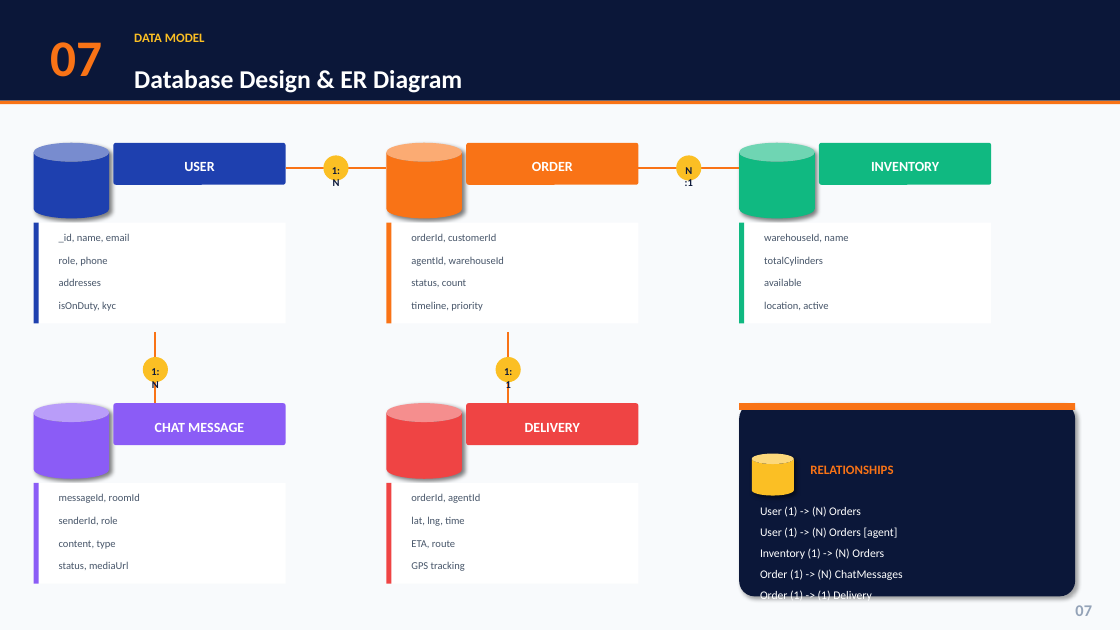
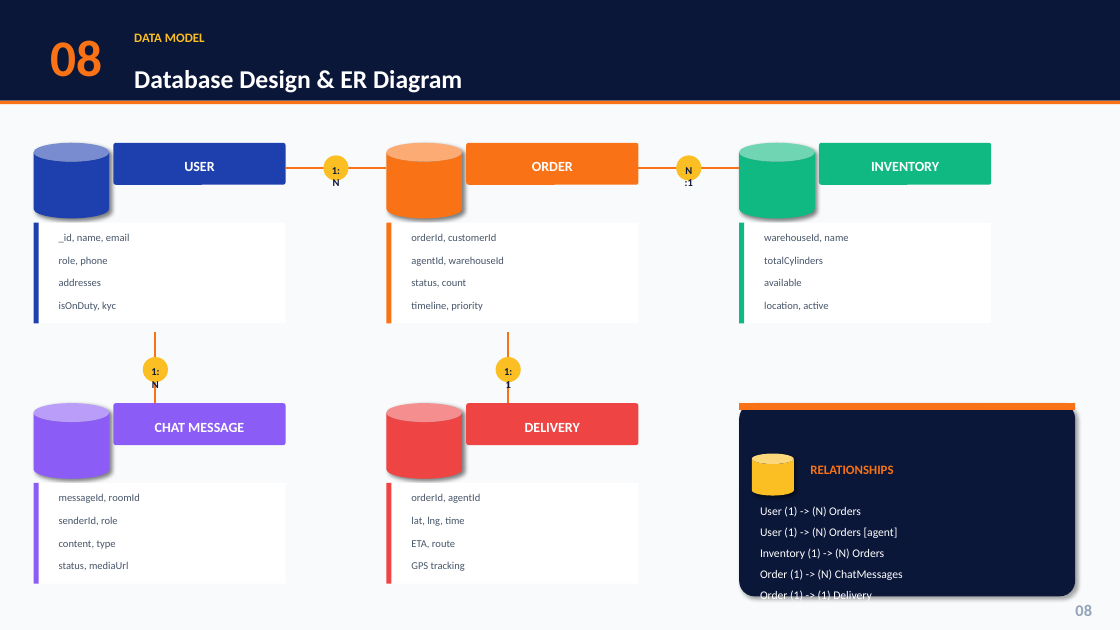
Before and after one commit to anubhab-cloud/cyldist-lpg-platform, a slide deck: slide 8 of CylDist_Platform_Presentation.pptx (slide 7 before the commit). Drawn at 1120x630 pixels with LibreOffice and Linux fonts; fonts in the diff are those of the drawing. Boxes give left, top, right and bottom in pixels: in the first picture for what was removed or moved away, otherwise in the second. Text is boxed around its words. In the diff, an @@ line names an element or a change of style, - is before the commit and + after.

```diff
--- a/CylDist_Platform_Presentation.pptx
+++ b/CylDist_Platform_Presentation.pptx
@@ text at (50, 40, 102, 77): text changed @@
-07
+08
@@ text at (1075, 605, 1092, 616): text changed @@
-07
+08
```
Also in this commit, not shown: 5 other slides changed, 1 slide added, 3 other files.
